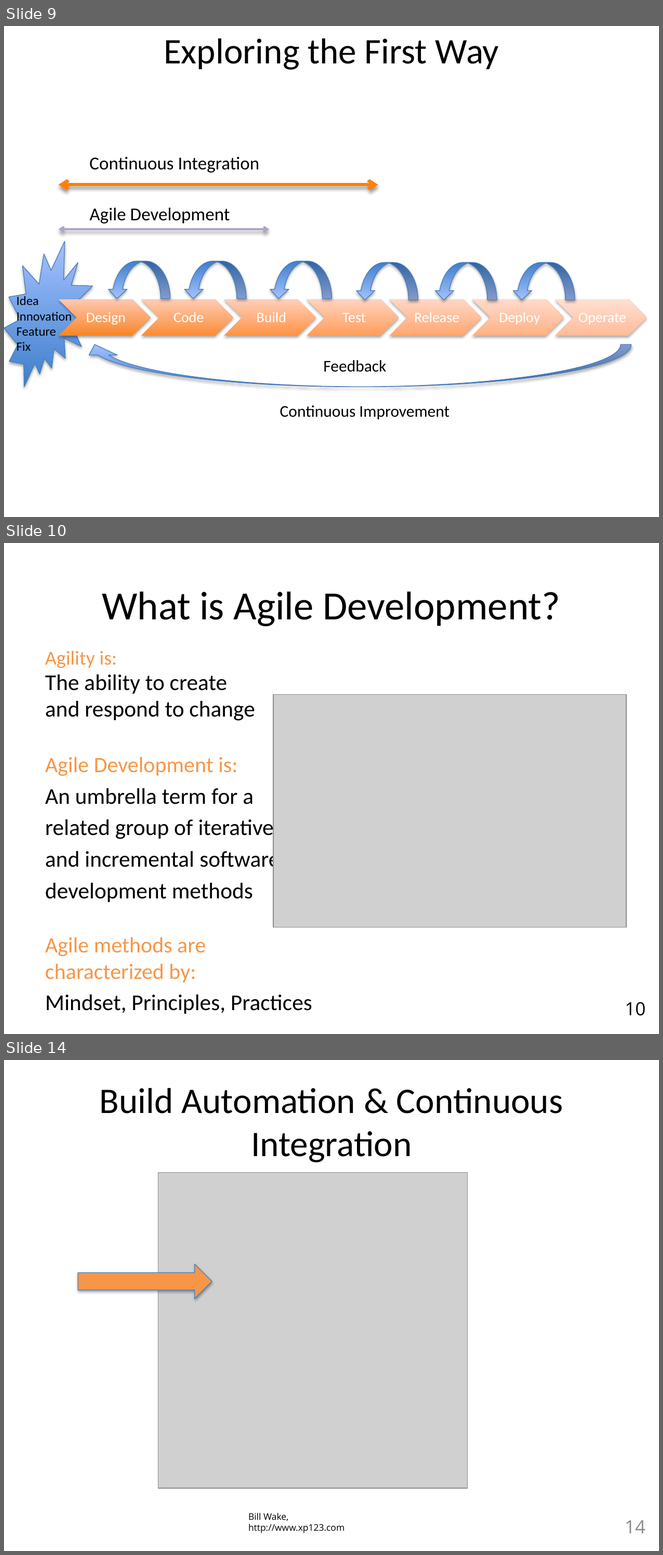
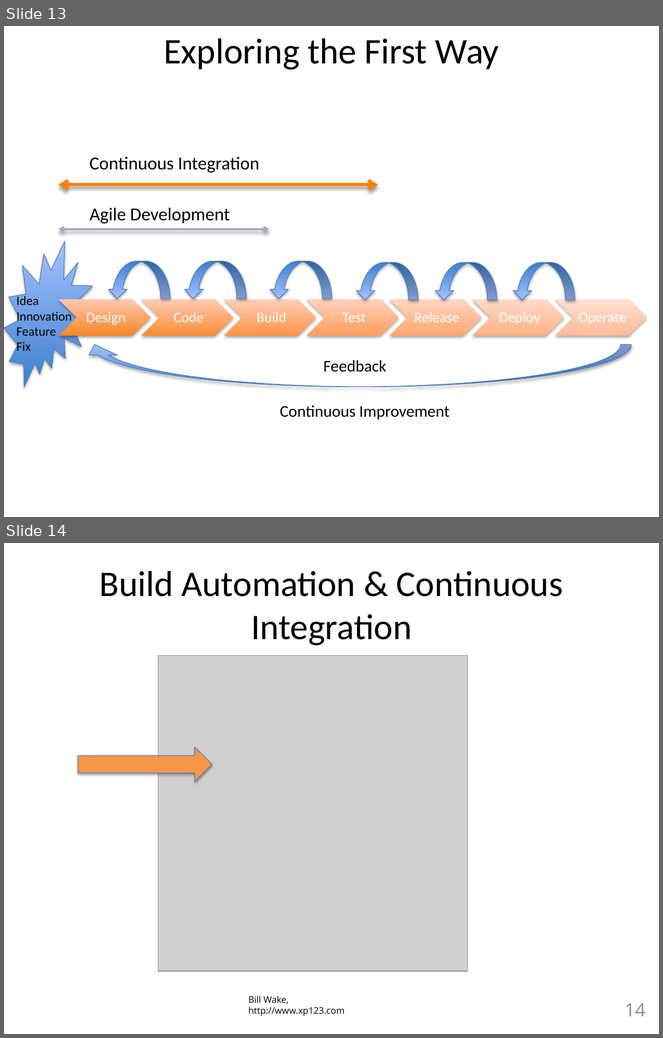
Before and after one commit to browngeek666/DevOpsPres, a slide deck: ALFDevOps.pptx. Shown one above the other, each under a label of ours: slides 9, 10 and 14 before the commit, slides 13 and 14 after it; the slides between them are not shown. The pictures are 663x1555 and 663x1038 pixels, drawn with LibreOffice and Linux fonts; fonts in the diff are those of the drawing; grey boxes stand for pictures. Boxes give left, top, right and bottom in pixels: in the first picture for what was removed or moved away, otherwise in the second. Text is boxed around its words. In the diff, an @@ line names an element or a change of style, - is before the commit and + after.

```diff
--- a/ALFDevOps.pptx
+++ b/ALFDevOps.pptx
@@ slide 10 removed at bbox=[4, 543, 659, 1034], background #FFFFFF @@
@@ title removed at bbox=[102, 591, 560, 627] @@
-What is Agile Development?
@@ text removed at bbox=[45, 651, 312, 1014] @@
-Agility is:
-The ability to create
-and respond to change
-Agile Development is:
-An umbrella term for a
-related group of iterative
-and incremental software
-development methods
-Agile methods are characterized by:
-Mindset, Principles, Practices
@@ picture removed at bbox=[273, 695, 626, 928] @@
@@ page number removed at bbox=[625, 1002, 646, 1016] @@
-10
@@ what was slide 9 is now slide 13 @@
```
Also in this commit, not shown: 11 slides changed, 4 slides added, 11 other slides removed.
